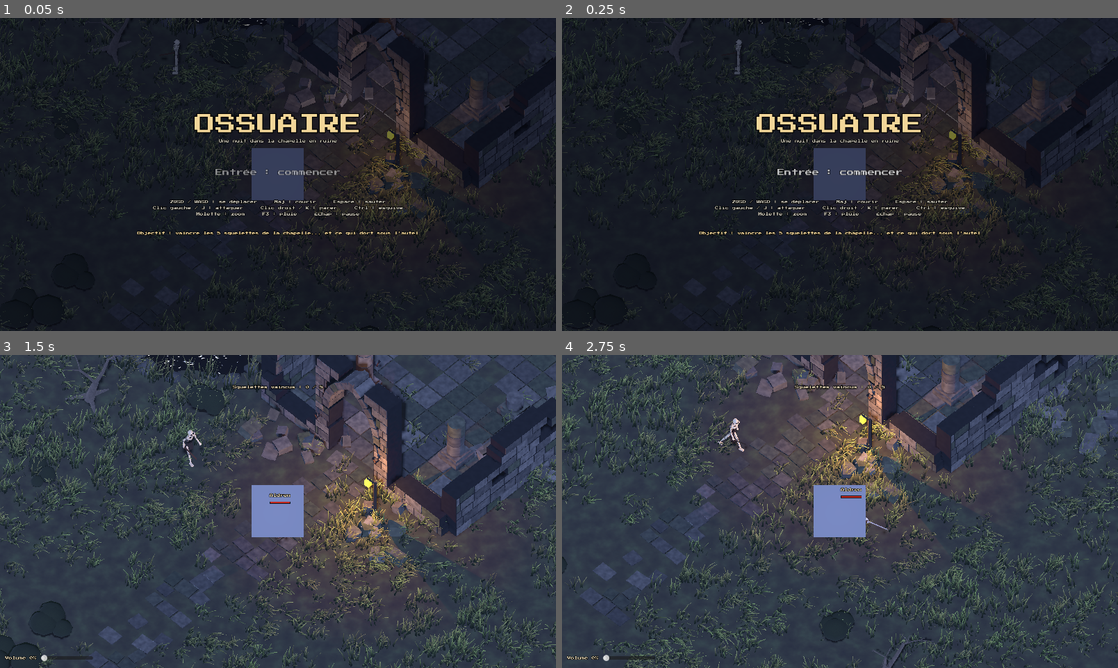
Above: before the commit, frames 1-4 (two rows, left to right).
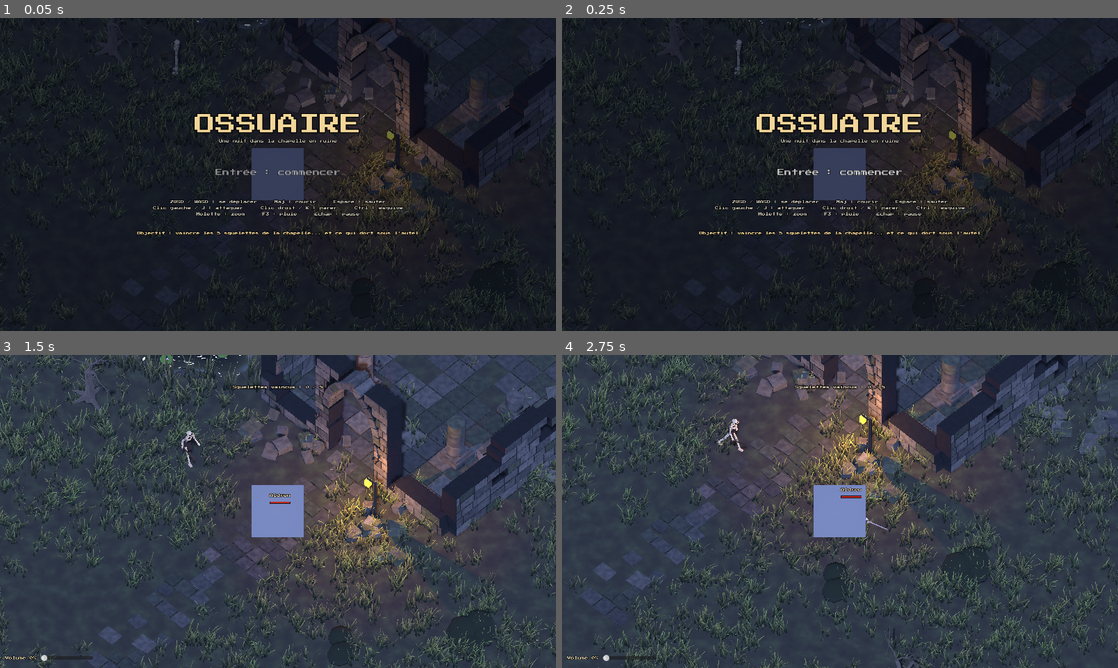
Above: after the commit, the same moments.

Repository: BarbeauAxel/ascii-game
Game: Godot game, scene res://scenes/main.tscn
Same seed, same stepped clock (60 frames per second), same inputs: the game is played once before the commit and once after it.
Inputs (mouse positions are in pixels of both pictures, inside the frame that each line leads up to):
- Up to frame 1 (0.05 s): no input
- Up to frame 2 (0.25 s): no input
- Up to frame 3 (1.5 s): tap Enter at 0.5 s; move the mouse to (400, 495) at 0.52 s; hold D (move_right) 0.53-1.28 s; hold K (block) 0.53-1.28 s; tap J (attack) at 0.6 s; click (400, 495) at 0.67 s; tap Space (jump) at 0.77 s; move the mouse to (166, 527) at 1.27 s; hold S (move_back) from 1.28 s (still down); tap K (block) at 1.35 s
- Up to frame 4 (2.75 s): tap Space (jump) at 1.52 s; tap Shift (run) at 1.55 s; move the mouse to (895, 442) at 2.02 s; release S (move_back) at 2.03 s; hold D (move_right) from 2.03 s (still down); hold Shift (run) from 2.03 s (still down); tap J (attack) at 2.3 s

The runs differ from the first frame. In frame 1, 4.2% of the frame differs, in the area x 0-100%, y 0-100%; in frame 2, 4.3%; in frame 3, 11%; in frame 4, 11%.

Commit message:
Mare enrichie, marche dans l'eau, collisions, montée de marches animée
- herbe : vent adouci (rafales plus lentes, frémissement réduit)
- mare : profondeur (bord vaseux, centre sombre), écume, ronds
  d'insectes, nénuphars, sillage autour du héros ; héros et squelettes
  s'enfoncent et ralentissent dans l'eau ; son « splash »
- collisions : rochers de la berge (deux plages libres), éboulis
- héros : franchit les obstacles de moins de 45 cm en marchant, avec une
  animation de montée (jambe levée, poussée, buste penché) ; rampe de
  l'autel recalée sur le bord de la plate-forme
- README mis à jour

Diff:
--- a/scripts/audio/sfx.gd
+++ b/scripts/audio/sfx.gd
@@ -43,6 +43,7 @@
 	_streams["victory"] = _wav(_victory())
 	_streams["rumble"] = _wav(_rumble())
 	_streams["ignite"] = _wav(_ignite())
+	_streams["splash"] = _wav(_splash())
 	_ambience = _loop_player(_night_loop(), -16.0)
 	_rain = _loop_player(_rain_loop(), -80.0)
 	print("Sons synthétisés en %d ms" % (Time.get_ticks_msec() - t0))
@@ -207,6 +208,20 @@
 		lp += lerpf(0.04, 0.3, smoothstep(0.0, 0.25, t)) * (_noise() - lp)
 		d[i] = lp * smoothstep(0.0, 0.08, t) * exp(-maxf(t - 0.15, 0.0) * 5.0) * 1.3
 	_add_clicks(d, 14, 0.1, 0.85, 0.35)
+	return d
+
+
+## Pas dans l'eau : clapotis (bruit filtré qui retombe) et gouttelettes.
+func _splash() -> PackedFloat32Array:
+	var d := _buf(0.35)
+	var lp := 0.0
+	var lp2 := 0.0
+	for i in d.size():
+		var t := float(i) / RATE
+		lp += 0.25 * (_noise() - lp)
+		lp2 += 0.05 * (lp - lp2)
+		d[i] = (lp - lp2) * exp(-t * 14.0) * 1.6 + sin(TAU * (260.0 - 300.0 * t) * t) * exp(-t * 30.0) * 0.3
+	_add_clicks(d, 8, 0.03, 0.3, 0.25)
 	return d
 
 
--- a/scripts/enemies/skeleton.gd
+++ b/scripts/enemies/skeleton.gd
@@ -95,6 +95,7 @@
 
 ## Calque « cellules fines » partagé avec le soldat (soldier.gd, FINE_LAYER).
 const FINE_LAYER := 3
+const NATURE := preload("res://scripts/world/nature.gd")
 
 var state := State.WANDER
 var health := 0.0
@@ -117,6 +118,7 @@
 var _last_seen := Vector3.ZERO
 var _lost_time := 0.0
 var _rattle_timer := 0.0
+var _wade := 0.0   # profondeur dans la mare (voir player.gd)
 var _attack_kind := 0       # index dans MOVES
 var _last_kind := -1
 var _lunged := false
@@ -346,6 +348,10 @@
 		_avoid_time -= delta
 		desired = desired.rotated(Vector3.UP, _avoid_sign * PI * 0.5)
 
+	# Mare : il s'enfonce (visuel abaissé) et ralentit.
+	_wade = move_toward(_wade, NATURE.pond_wade(Vector2(global_position.x, global_position.z)), delta * 2.5)
+	_visual.position.y = -0.55 * _wade
+	desired *= lerpf(1.0, 0.5, _wade)
 	var horizontal := Vector3(velocity.x, 0, velocity.z)
 	horizontal = horizontal.lerp(desired, 1.0 - exp(-10.0 * delta)) + _knockback
 	_knockback = _knockback.lerp(Vector3.ZERO, 1.0 - exp(-8.0 * delta))
--- a/scripts/player.gd
+++ b/scripts/player.gd
@@ -16,6 +16,9 @@
 ##     de la roulade, puis courte récupération ;
 ##   - à 0 PV : le soldat tombe, puis se relève au point de départ.
 ##
+## Marches : un obstacle de moins de `max_step_height` (rocher, débris,
+## marche) se franchit en marchant, sans sauter (voir _try_step_up).
+##
 ## Retours d'impact : éclats d'os ou étincelles, micro-pause du jeu (« hit
 ## stop ») et secousse de caméra par cellules entières.
 ##
@@ -27,6 +30,10 @@
 
 const SOLDIER := preload("res://scripts/soldier.gd")
 const HIT_FX := preload("res://scripts/fx/hit_fx.gd")
+const NATURE := preload("res://scripts/world/nature.gd")
+## Enfoncement maximal dans la mare (m) et vitesse au plus profond (facteur).
+const WADE_DEPTH := 0.55
+const WADE_SPEED := 0.45
 
 ## Vitesse de marche et de course (Maj maintenue), en m/s.
 @export var walk_speed := 3.2
@@ -34,6 +41,8 @@
 @export var acceleration := 14.0
 @export var jump_velocity := 4.5
 @export var turn_speed := 10.0
+## Hauteur maximale franchie en marchant (rochers, débris, marches), en m.
+@export var max_step_height := 0.45
 
 @export_group("Combat")
 @export var max_health := 100.0
@@ -72,6 +81,12 @@
 var _roll_timer := -1.0        # temps écoulé dans la roulade, -1 = aucune
 var _roll_cooldown_left := 0.0
 var _roll_dir := Vector3.ZERO
+var _wade := 0.0               # profondeur dans la mare (0 = au sec, 1 = au plus profond)
+# Montée de marche : le corps est déjà en haut, le visuel part d'en bas
+# (`_step_rise` m plus bas) et le rejoint pendant l'animation.
+var _step_rise := 0.0
+var _step_time := 0.0
+var _step_duration := 0.3
 var _attack_hit_done := true
 var _blocking := false
 var _dead_timer := -1.0
@@ -92,8 +107,7 @@
 	if _soldier:
 		_soldier.walk_speed_ref = walk_speed
 		_soldier.run_speed_ref = run_speed
-		_soldier.footstep.connect(func(run: float) -> void:
-			Sfx.play("step", global_position, lerpf(-10.0, -4.0, run), 0.15))
+		_soldier.footstep.connect(_on_footstep)
 	health_changed.emit.call_deferred(health, max_health)
 
 
@@ -168,6 +182,7 @@
 		velocity.y = jump_velocity
 
 	_update_combat(delta)
+	_update_wading(delta)
 	if _update_roll(delta):
 		return
 
@@ -178,6 +193,8 @@
 	var direction := _camera_relative(input)
 
 	var speed := run_speed if Input.is_action_pressed("run") else walk_speed
+	# Dans la mare : on s'enfonce et on avance plus lentement.
+	speed *= lerpf(1.0, WADE_SPEED, _wade)
 	if _blocking:
 		speed = walk_speed * block_speed_factor
 	elif _attack_timer >= 0.0:
@@ -192,6 +209,9 @@
 	velocity.z = lerpf(velocity.z, target.z, blend)
 
 	move_and_slide()
+	# Bloqué par un obstacle bas en avançant : on tente de le franchir.
+	if is_on_wall() and direction.length_squared() > 0.01:
+		_try_step_up(direction, delta)
 
 	# Oriente la silhouette (son avant est -Z) vers la direction de marche.
 	# Pendant la parade, on garde le bouclier tourné vers l'ennemi (pas de
@@ -271,6 +291,81 @@
 	return true
 
 
+## Franchit une marche : on soulève le corps de max_step_height, on avance,
+## puis on le redescend jusqu'au sol. Si le chemin est libre et que le point
+## d'arrivée est un sol assez plat et pas plus haut que max_step_height, le
+## corps y est placé. Le visuel est abaissé d'autant puis remonte en douceur,
+## pour que la montée ne fasse pas sauter l'image.
+func _try_step_up(direction: Vector3, delta: float) -> bool:
+	var start := global_transform
+	var up := Vector3.UP * max_step_height
+	var forward := direction.normalized() * maxf(walk_speed * delta, 0.12)
+	# Place au-dessus ?
+	if test_move(start, up):
+		return false
+	var raised := start.translated(up)
+	# Toujours bloqué une fois soulevé : obstacle trop haut.
+	if test_move(raised, forward):
+		return false
+	var advanced := raised.translated(forward)
+	var hit := KinematicCollision3D.new()
+	if not test_move(advanced, -up, hit):
+		return false # rien dessous : ce n'est pas une marche
+	if hit.get_normal().y < 0.7:
+		return false # pente trop raide
+	var landed := advanced.translated(hit.get_travel())
+	var rise := landed.origin.y - start.origin.y
+	if rise <= 0.02 or rise > max_step_height:
+		return false
+	global_transform = landed
+	velocity.y = 0.0
+	# Le visuel part d'où il en était (escalier : montées enchaînées).
+	_step_rise = _step_remaining() + rise
+	_step_duration = clampf(0.18 + rise * 0.5, 0.2, 0.42)
+	_step_time = 0.0
+	if _soldier:
+		_soldier.play_step(_step_duration)
+	return true
+
+
+## Hauteur dont le visuel est encore en dessous du corps pendant une montée :
+## elle diminue vite au début (la jambe pousse) puis ralentit en arrivant.
+func _step_remaining() -> float:
+	if _step_rise <= 0.0:
+		return 0.0
+	var t := clampf(_step_time / _step_duration, 0.0, 1.0)
+	if t >= 1.0:
+		_step_rise = 0.0
+		return 0.0
+	return _step_rise * (1.0 - ease(t, 0.45))
+
+
+## Pas : bruit d'herbe au sec, éclaboussure (son + gouttes) dans la mare.
+func _on_footstep(run: float) -> void:
+	if _wade > 0.05:
+		Sfx.play("splash", global_position, lerpf(-8.0, -2.0, _wade), 0.15)
+		HIT_FX.burst(self, global_position + Vector3.UP * (0.05 + 0.1 * _wade), Color(0.6, 0.68, 0.78), 8, 1.6, 0.03, 0.45)
+	else:
+		Sfx.play("step", global_position, lerpf(-10.0, -4.0, run), 0.15)
+
+
+## Mare : enfoncement progressif (le décor ne peut pas être creusé, on
+## abaisse donc le visuel ; l'eau opaque cache le bas du corps) et sillage.
+func _update_wading(delta: float) -> void:
+	var target := NATURE.pond_wade(Vector2(global_position.x, global_position.z))
+	_wade = move_toward(_wade, target, delta * 2.5)
+	# Après une montée de marche, le visuel rattrape le corps en douceur.
+	_step_time += delta
+	visual.position.y = -WADE_DEPTH * _wade - _step_remaining()
+	var moving := clampf(Vector2(velocity.x, velocity.z).length() / walk_speed, 0.0, 1.0)
+	for water in get_tree().get_nodes_in_group("water"):
+		var mesh := water as GeometryInstance3D
+		if mesh and mesh.material_override is ShaderMaterial:
+			var mat := mesh.material_override as ShaderMaterial
+			mat.set_shader_parameter("wake_position", Vector2(global_position.x, global_position.z))
+			mat.set_shader_parameter("wake_strength", (0.25 + 0.75 * moving) * minf(_wade * 3.0, 1.0))
+
+
 func _start_attack(kind: int) -> void:
 	_last_kind = kind
 	_attack_kind = kind
--- a/scripts/soldier.gd
+++ b/scripts/soldier.gd
@@ -179,6 +179,10 @@
 var _roll_t := -1.0
 var _roll_duration := 0.5
 var _roll_backward := false
+# Montée de marche : progression 0..1 (-1 = aucune), jambe qui monte en premier.
+var _stepup_t := -1.0
+var _stepup_duration := 0.3
+var _stepup_leg := 1
 var _cape_angle := 0.0
 var _cape_velocity := 0.0
 
@@ -476,6 +480,15 @@
 
 ## Roulade (esquive) : avant, dans la direction où regarde le soldat, ou
 ## arrière (`backward`) en gardant la face tournée vers l'ennemi.
+## Montée d'une marche (rocher, débris, marche) : une jambe se lève et se
+## pose sur l'obstacle, l'autre pousse ; les jambes alternent d'une marche à
+## l'autre (escalier).
+func play_step(duration: float) -> void:
+	_stepup_duration = duration
+	_stepup_t = 0.0
+	_stepup_leg = 1 - _stepup_leg
+
+
 func play_roll(duration: float, backward := false) -> void:
 	_roll_duration = duration
 	_roll_backward = backward
@@ -559,6 +572,31 @@
 	_flash = move_toward(_flash, 0.0, delta * 5.0)
 	for m in _all_materials:
 		m.emission_energy_multiplier = _flash * 1.2
+
+	# Montée de marche : jambe menante levée genou plié puis posée, jambe
+	# d'appui qui pousse vers l'arrière, buste penché en avant, bras qui
+	# accompagnent. La montée du corps elle-même est gérée par player.gd.
+	if _stepup_t >= 0.0:
+		_stepup_t += delta / _stepup_duration
+		var t := minf(_stepup_t, 1.0)
+		var lift := sin(PI * minf(t * 1.25, 1.0))      # jambe menante : monte puis se pose
+		var push := sin(PI * t)                          # poussée de la jambe d'appui
+		var lead := _stepup_leg
+		var trail := 1 - lead
+		_thigh[lead].rotation.x = lerpf(_thigh[lead].rotation.x, 1.05, lift)
+		_knee[lead].rotation.x = lerpf(_knee[lead].rotation.x, -1.35, lift)
+		_ankle[lead].rotation.x = -(_thigh[lead].rotation.x + _knee[lead].rotation.x) * 0.85
+		_thigh[trail].rotation.x = lerpf(_thigh[trail].rotation.x, -0.35, push)
+		_knee[trail].rotation.x = lerpf(_knee[trail].rotation.x, -0.25, push)
+		_ankle[trail].rotation.x = lerpf(_ankle[trail].rotation.x, 0.45, push)
+		# Buste penché en avant (rotation x négative), bras en balancier.
+		_spine.rotation.x -= 0.2 * push
+		_head.rotation.x += 0.1 * push
+		var arm_side := 1 if lead == 0 else 0  # bras opposé à la jambe menante
+		_shoulder[arm_side].rotation.x += 0.45 * push * (1.0 - _block)
+		_shoulder[1 - arm_side].rotation.x -= 0.25 * push
+		if _stepup_t >= 1.0:
+			_stepup_t = -1.0
 
 	# Réaction au coup : buste rejeté à l'opposé de l'attaquant (de face : en
 	# arrière ; de côté : plié de l'autre côté), tête qui suit, bras écartés.
--- a/scripts/world/nature.gd
+++ b/scripts/world/nature.gd
@@ -204,29 +204,57 @@
 	return d.length() - pond_radius(d.angle())
 
 
+## Profondeur relative de la mare au point `p` (plan XZ) : 0 hors de l'eau,
+## puis jusqu'à 1 à 1,6 m du bord. Sert au héros et aux squelettes, qui s'y
+## enfoncent et ralentissent.
+static func pond_wade(p: Vector2) -> float:
+	var d := p - POND_CENTER
+	var inside := pond_radius(d.angle()) - d.length()
+	return clampf(inside / 1.6, 0.0, 1.0)
+
+
+## Plages sans rochers (angles, en radians) : on peut y entrer dans la mare.
+const POND_BEACHES := [0.15, 1.75]
+const POND_BEACH_HALF_WIDTH := 0.4
+
+
+func _on_beach(angle: float) -> bool:
+	for b: float in POND_BEACHES:
+		if absf(wrapf(angle - b, -PI, PI)) < POND_BEACH_HALF_WIDTH:
+			return true
+	return false
+
+
 func _build_pond() -> void:
-	# Disque polaire assez fin pour que les vagues déforment les sommets.
+	# Disque polaire assez fin pour que les vagues déforment les sommets. La
+	# couleur des sommets (rouge) vaut 0 au centre et 1 sur la rive : le
+	# shader en tire la profondeur (eau claire et vaseuse au bord, sombre au
+	# centre) et la ligne d'écume.
 	var st := SurfaceTool.new()
 	st.begin(Mesh.PRIMITIVE_TRIANGLES)
-	var segments := 64
-	var rings := 10
+	var segments := 72
+	var rings := 12
 	var water_y := 0.03
 	var pts: Array[Vector3] = []
+	var edge: Array[float] = []
 	pts.append(Vector3(POND_CENTER.x, water_y, POND_CENTER.y))
+	edge.append(0.0)
 	for ring in range(1, rings + 1):
 		for k in segments:
 			var a := TAU * k / segments
-			var r := pond_radius(a) * float(ring) / rings
+			var f := float(ring) / rings
+			var r := pond_radius(a) * f
 			pts.append(Vector3(POND_CENTER.x + cos(a) * r, water_y, POND_CENTER.y + sin(a) * r))
+			edge.append(f)
 	st.set_normal(Vector3.UP)
 	for k in segments:
 		var k1 := (k + 1) % segments
-		_water_tri(st, pts[0], pts[1 + k1], pts[1 + k])
+		_water_tri(st, pts, edge, 0, 1 + k1, 1 + k)
 		for ring in range(1, rings):
 			var i0 := 1 + (ring - 1) * segments
 			var i1 := 1 + ring * segments
-			_water_tri(st, pts[i0 + k], pts[i0 + k1], pts[i1 + k])
-			_water_tri(st, pts[i0 + k1], pts[i1 + k1], pts[i1 + k])
+			_water_tri(st, pts, edge, i0 + k, i0 + k1, i1 + k)
+			_water_tri(st, pts, edge, i0 + k1, i1 + k1, i1 + k)
 	var mat := ShaderMaterial.new()
 	mat.shader = WATER_SHADER
 	var water := MeshInstance3D.new()
@@ -235,9 +263,11 @@
 	water.material_override = mat
 	water.cast_shadow = GeometryInstance3D.SHADOW_CASTING_SETTING_OFF
 	water.add_to_group("rain_receivers")
+	water.add_to_group("water")
 	add_child(water)
 
-	# Berge : pierres plates et galets le long du bord.
+	# Berge : pierres plates et galets le long du bord, sauf sur deux plages.
+	# Chaque rocher a une collision : on ne les traverse plus.
 	var rock_mat := StandardMaterial3D.new()
 	rock_mat.albedo_color = Color(0.36, 0.36, 0.34)
 	rock_mat.albedo_texture = STONE.get_material().albedo_texture
@@ -247,28 +277,91 @@
 	rock_mat.roughness = 0.9
 	var rocks := SurfaceTool.new()
 	rocks.begin(Mesh.PRIMITIVE_TRIANGLES)
+	var body := StaticBody3D.new()
+	body.name = "PondRockCollision"
+	add_child(body)
 	var a := 0.0
 	while a < TAU:
-		var size := _rng.randf_range(0.18, 0.45)
-		var r := pond_radius(a) + _rng.randf_range(-0.1, 0.25)
+		var size := _rng.randf_range(0.2, 0.48)
+		var step := _rng.randf_range(0.14, 0.42)
+		if _on_beach(a):
+			a += step
+			continue
+		var r := pond_radius(a) + _rng.randf_range(-0.05, 0.3)
 		var pos := Vector3(POND_CENTER.x + cos(a) * r, size * 0.15, POND_CENTER.y + sin(a) * r)
 		var sphere := SphereMesh.new()
 		sphere.radius = size
 		sphere.height = size * 2.0
 		sphere.radial_segments = 7
 		sphere.rings = 4
-		var basis_rock := Basis.from_euler(Vector3(_rng.randf_range(-0.3, 0.3), _rng.randf() * TAU, _rng.randf_range(-0.3, 0.3)))
+		var yaw := _rng.randf() * TAU
+		var basis_rock := Basis.from_euler(Vector3(_rng.randf_range(-0.3, 0.3), yaw, _rng.randf_range(-0.3, 0.3)))
 		rocks.append_from(sphere, 0, Transform3D(basis_rock * Basis.from_scale(Vector3(1.3, 0.45, 1.0)), pos))
-		a += _rng.randf_range(0.12, 0.45)
+		var col := CollisionShape3D.new()
+		var shape := CylinderShape3D.new()
+		shape.radius = size * 1.1
+		shape.height = maxf(size * 0.9, 0.3)
+		col.shape = shape
+		col.position = Vector3(pos.x, shape.height * 0.5, pos.z)
+		body.add_child(col)
+		a += step
 	var shore := MeshInstance3D.new()
 	shore.name = "PondRocks"
 	shore.mesh = rocks.commit()
 	shore.material_override = rock_mat
 	add_child(shore)
 
-
-func _water_tri(st: SurfaceTool, a: Vector3, b: Vector3, c: Vector3) -> void:
-	for v in [a, b, c]:
+	# Nénuphars : feuilles rondes posées sur l'eau, surtout près des bords.
+	var pad_mat := StandardMaterial3D.new()
+	pad_mat.albedo_color = Color(0.3, 0.46, 0.2)
+	pad_mat.emission_enabled = true
+	pad_mat.emission = Color(0.12, 0.2, 0.08)
+	pad_mat.roughness = 1.0
+	var flower_mat := StandardMaterial3D.new()
+	flower_mat.albedo_color = Color(0.85, 0.8, 0.9)
+	flower_mat.emission_enabled = true
+	flower_mat.emission = Color(0.6, 0.55, 0.7)
+	flower_mat.emission_energy_multiplier = 0.3
+	flower_mat.roughness = 1.0
+	var pads := SurfaceTool.new()
+	pads.begin(Mesh.PRIMITIVE_TRIANGLES)
+	var flowers := SurfaceTool.new()
+	flowers.begin(Mesh.PRIMITIVE_TRIANGLES)
+	for n in 11:
+		var ang := _rng.randf() * TAU
+		var f := _rng.randf_range(0.45, 0.85)
+		var c := POND_CENTER + Vector2(cos(ang), sin(ang)) * pond_radius(ang) * f
+		var radius := _rng.randf_range(0.18, 0.32)
+		var disc := CylinderMesh.new()
+		disc.top_radius = radius
+		disc.bottom_radius = radius
+		disc.height = 0.02
+		disc.radial_segments = 12
+		disc.rings = 1
+		pads.append_from(disc, 0, Transform3D(Basis(Vector3.UP, _rng.randf() * TAU), Vector3(c.x, 0.075, c.y)))
+		if _rng.randf() < 0.35:
+			var bud := SphereMesh.new()
+			bud.radius = 0.06
+			bud.height = 0.09
+			bud.radial_segments = 6
+			bud.rings = 3
+			flowers.append_from(bud, 0, Transform3D(Basis(), Vector3(c.x + 0.05, 0.12, c.y)))
+	var pad_node := MeshInstance3D.new()
+	pad_node.name = "LilyPads"
+	pad_node.mesh = pads.commit()
+	pad_node.material_override = pad_mat
+	add_child(pad_node)
+	var flower_node := MeshInstance3D.new()
+	flower_node.name = "LilyFlowers"
+	flower_node.mesh = flowers.commit()
+	flower_node.material_override = flower_mat
+	add_child(flower_node)
+
+
+func _water_tri(st: SurfaceTool, pts: Array[Vector3], edge: Array[float], i0: int, i1: int, i2: int) -> void:
+	for i in [i0, i1, i2]:
+		var v: Vector3 = pts[i]
+		st.set_color(Color(edge[i], 0.0, 0.0))
 		st.set_uv(Vector2(v.x, v.z))
 		st.add_vertex(v)
 
--- a/scripts/world/ruins.gd
+++ b/scripts/world/ruins.gd
@@ -328,7 +328,10 @@
 			_box(Vector3(x + w * 0.5, y * 0.5, z0 - depth * 0.5), Vector3(w - 0.03, y, depth - 0.03), Basis(), k == 2, _stone_tint(0.3))
 			x += w
 	# Rampe de collision invisible : un CharacterBody3D ne gravit pas les marches.
-	var run := step_d * 3.0
+	# La rampe monte des pieds de la première marche jusqu'au bord de la
+	# plate-forme (deux marches de profondeur), pas au-delà : sinon elle
+	# laissait une petite marche au bord de la plate-forme.
+	var run := step_d * 2.0
 	var rise := step_h * 3.0
 	var ramp := BoxShape3D.new()
 	ramp.size = Vector3(NAVE_X * 2.0, 0.1, sqrt(run * run + rise * rise))
@@ -384,7 +387,8 @@
 			var p := center + Vector3(_rng.randf_range(-1, 1), 0, _rng.randf_range(-1, 1)) * radius
 			var s := Vector3(_rng.randf_range(0.3, 0.9), _rng.randf_range(0.22, 0.42), _rng.randf_range(0.3, 0.6))
 			var rot := Basis.from_euler(Vector3(_rng.randf_range(-0.3, 0.3), _rng.randf() * TAU, _rng.randf_range(-0.3, 0.3)))
-			_box(p + Vector3.UP * s.y * 0.35, s, rot, s.x > 0.6, _stone_tint(0.0))
+			# Collision pour toutes les pierres, sauf les plus petites (on les enjambe).
+			_box(p + Vector3.UP * s.y * 0.35, s, rot, s.x > 0.35, _stone_tint(0.0))
 
 
 ## Cimetière à l'est : stèles et croix penchées.
--- a/shaders/grass.gdshader
+++ b/shaders/grass.gdshader
@@ -11,8 +11,8 @@
 uniform vec3 tip_color : source_color = vec3(0.55, 0.64, 0.33);
 uniform vec3 dry_color : source_color = vec3(0.58, 0.52, 0.32);
 uniform vec2 wind_direction = vec2(1.0, 0.35);
-uniform float wind_strength : hint_range(0.0, 2.0) = 0.35;
-uniform float wind_speed : hint_range(0.0, 5.0) = 1.0;
+uniform float wind_strength : hint_range(0.0, 2.0) = 0.14;
+uniform float wind_speed : hint_range(0.0, 5.0) = 0.55;
 // Taille des rafales (mètres entre deux fronts de vent).
 uniform float gust_size = 7.0;
 
@@ -30,7 +30,7 @@
 	float gust = sin(phase) * 0.5 + 0.5;
 	gust = gust * gust;
 	// Frémissement propre à chaque brin.
-	float flutter = sin(TIME * 4.0 + world.x * 3.1 + world.z * 2.3) * 0.12;
+	float flutter = sin(TIME * 2.2 + world.x * 3.1 + world.z * 2.3) * 0.05;
 	float bend = (0.25 + gust + flutter) * wind_strength * v_custom.z;
 
 	// Décalage horizontal en espace monde, croissant avec la hauteur (au carré :
--- a/shaders/water.gdshader
+++ b/shaders/water.gdshader
@@ -9,6 +9,11 @@
 // donne des paillettes qui scintillent avec les vagues.
 //
 // Pluie (rain_amount > 0) : anneaux de gouttes qui s'élargissent à la surface.
+// Sans pluie, quelques ronds d'insectes de temps en temps (ambient_ripples).
+// Sillage : cercles autour du héros quand il marche dans l'eau (wake_*).
+// Profondeur : la couleur des sommets (rouge = 0 au centre, 1 sur la rive)
+// donne une eau sombre au centre, plus claire et vaseuse au bord, et une
+// ligne d'écume le long de la rive.
 //
 // Opaque volontairement : le shader ASCII lit l'image des objets opaques
 // (une surface transparente n'y apparaîtrait pas).
@@ -16,6 +21,13 @@
 
 uniform vec3 deep_color : source_color = vec3(0.015, 0.03, 0.045);
 uniform vec3 shallow_color : source_color = vec3(0.07, 0.1, 0.13);
+// Bord de la mare : eau peu profonde, teintée par la vase.
+uniform vec3 mud_color : source_color = vec3(0.24, 0.24, 0.17);
+uniform vec3 foam_color : source_color = vec3(0.55, 0.6, 0.62);
+uniform float ambient_ripples : hint_range(0.0, 1.0) = 0.35;
+// Sillage du héros : position (xz), intensité (0 = hors de l'eau).
+uniform vec2 wake_position = vec2(0.0);
+uniform float wake_strength = 0.0;
 uniform vec3 sky_color : source_color = vec3(0.1, 0.13, 0.22);
 uniform vec3 moon_color : source_color = vec3(0.8, 0.86, 1.0);
 // 1 = la lune exactement dans l'axe du reflet d'une eau plate (toute la mare
@@ -53,6 +65,27 @@
 			h += ring * (1.0 - phase) * rain_amount * 1.5;
 		}
 	}
+	// Ronds d'insectes : rares (une case de 2,4 m sur deux environ, de temps en temps).
+	if (ambient_ripples > 0.0) {
+		vec2 rcell = floor(p / 2.4);
+		for (int i = 0; i < 4; i++) {
+			vec2 c = rcell + vec2(float(i % 2), float(i / 2)) - 0.5;
+			if (hash(c + 11.0) > 0.45) {
+				continue;
+			}
+			vec2 center = (c + vec2(hash(c + 1.7), hash(c + 5.1))) * 2.4;
+			float phase = fract(time * 0.35 + hash(c + 9.3));
+			float rad = phase * 0.7;
+			float d = length(p - center);
+			float ring = sin((d - rad) * 32.0) * exp(-abs(d - rad) * 12.0);
+			h += ring * (1.0 - phase) * ambient_ripples;
+		}
+	}
+	// Sillage : cercles qui partent du héros.
+	if (wake_strength > 0.0) {
+		float d = length(p - wake_position);
+		h += sin(d * 18.0 - time * 9.0) * exp(-d * 1.6) * wake_strength * 1.4;
+	}
 	return h;
 }
 
@@ -79,7 +112,11 @@
 	float glint = pow(max(dot(r, moon), 0.0), glint_sharpness);
 	float fresnel = 0.08 + 0.92 * pow(1.0 - max(dot(n, v), 0.0), 5.0);
 
-	ALBEDO = mix(deep_color, shallow_color, fresnel);
+	// Profondeur : bord vaseux et clair, centre sombre ; écume sur la rive.
+	float shore = COLOR.r;
+	vec3 water = mix(deep_color, mud_color, smoothstep(0.55, 1.0, shore));
+	float foam = smoothstep(0.9, 1.0, shore) * (0.6 + 0.4 * sin(world.x * 9.0 + world.z * 7.0 + TIME * 1.5));
+	ALBEDO = mix(mix(water, shallow_color, fresnel * 0.6), foam_color, foam * 0.55);
 	EMISSION = moon_color * glint * glint_strength + sky_color * fresnel * 0.6;
 	ROUGHNESS = 0.08;
 	SPECULAR = 0.5;
